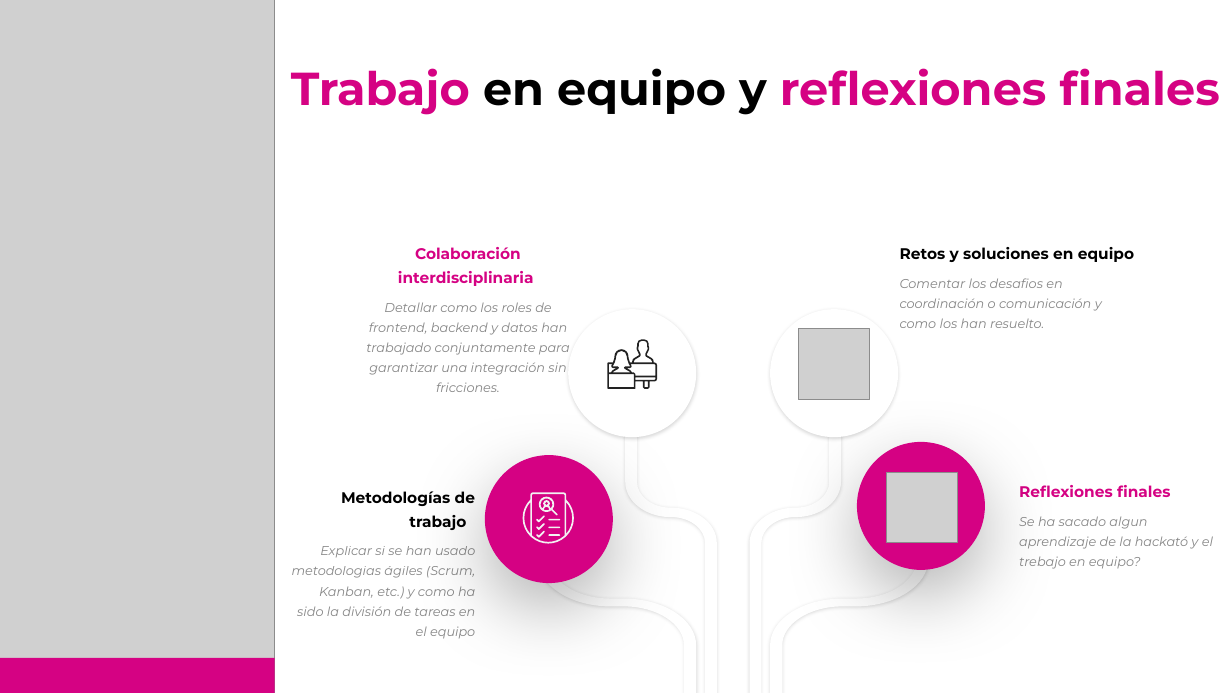
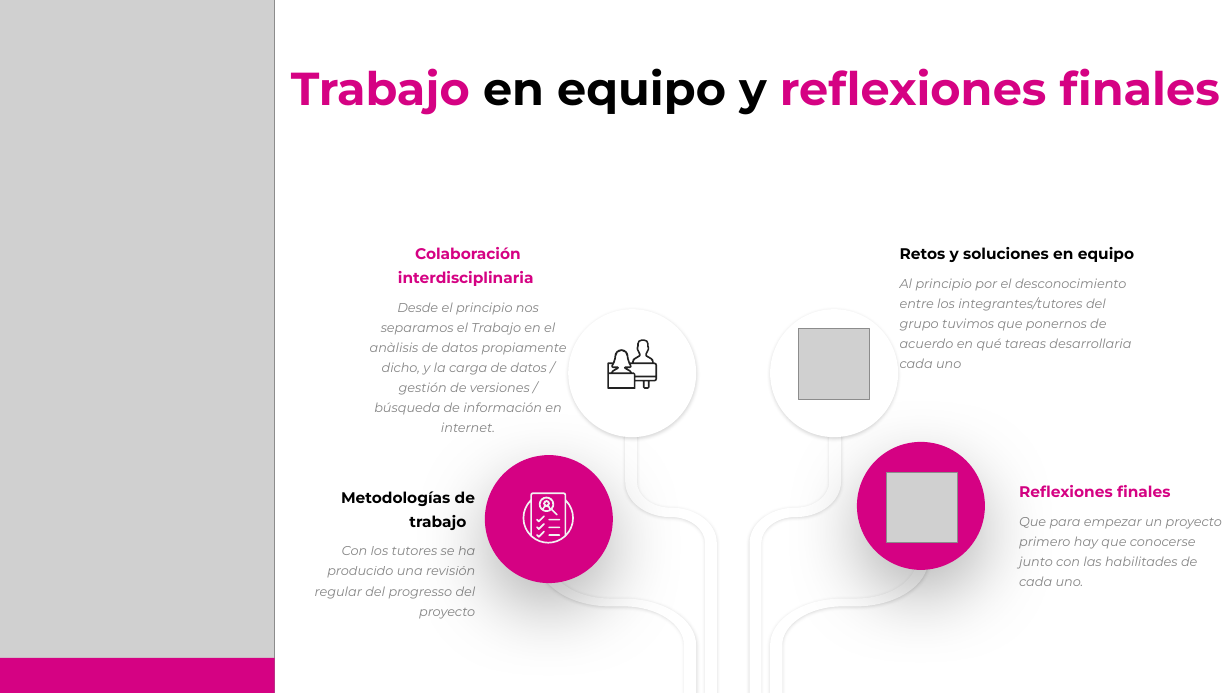
Before and after one commit to cvilafer/Datato_Equipo1_Reto3, a slide deck: slide 7 of Datato2025_Equipo1_Reto3.pptx. Drawn at 1232x693 pixels with LibreOffice and Linux fonts; fonts in the diff are those of the drawing; grey boxes stand for pictures; background and template pictures are left out. Boxes give left, top, right and bottom in pixels: in the first picture for what was removed or moved away, otherwise in the second. Text is boxed around its words. In the diff, an @@ line names an element or a change of style, - is before the commit and + after.

```diff
--- a/Datato2025_Equipo1_Reto3.pptx
+++ b/Datato2025_Equipo1_Reto3.pptx
@@ text at [900, 278, 1131, 368]: text changed @@
-Comentar los desafios en coordinación o comunicación y como los han resuelto.
+Al principio por el desconocimiento entre los integrantes/tutores del grupo tuvimos que ponernos de acuerdo en qué tareas desarrollaria cada uno
@@ text at [370, 302, 567, 432]: text changed @@
-Detallar como los roles de frontend, backend y datos han trabajado conjuntamente para garantizar una integración sin fricciones.
+Desde el principio nos separamos el Trabajo en el anàlisis de datos propiamente dicho, y la carga de datos / gestión de versiones / búsqueda de información en internet.
@@ text at [1019, 517, 1222, 586]: text changed @@
-Se ha sacado algun aprendizaje de la hackató y el trebajo en equipo?
+Que para empezar un proyecto primero hay que conocerse junto con las habilitades de cada uno.
@@ text at [315, 546, 476, 619]: text changed @@
-Explicar si se han usado metodologias ágiles (Scrum, Kanban, etc.) y como ha sido la división de tareas en el equipo
+Con los tutores se ha producido una revisión regular del progresso del proyecto
```
Also in this commit, not shown: 3 other slides changed.
